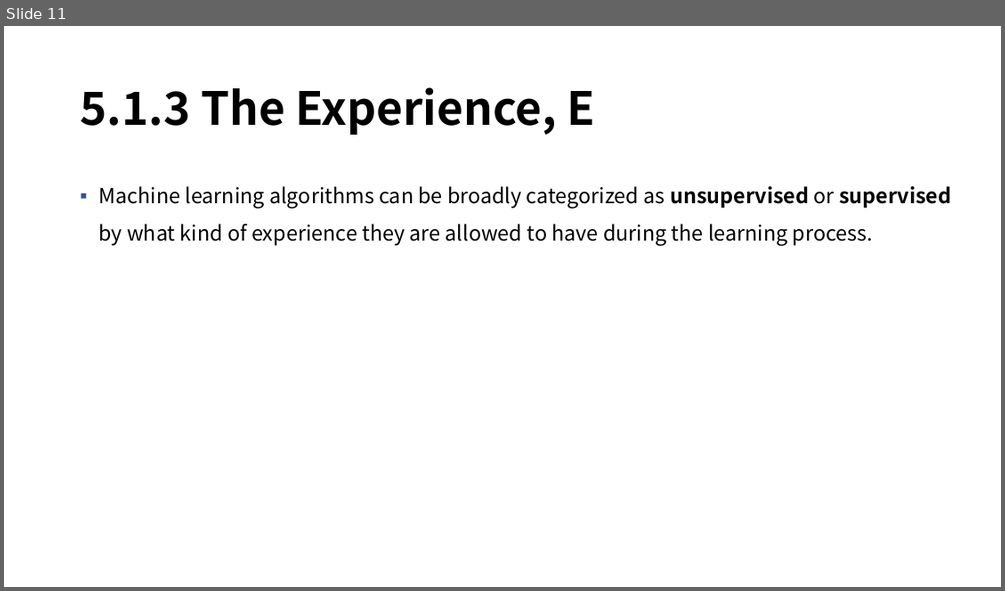
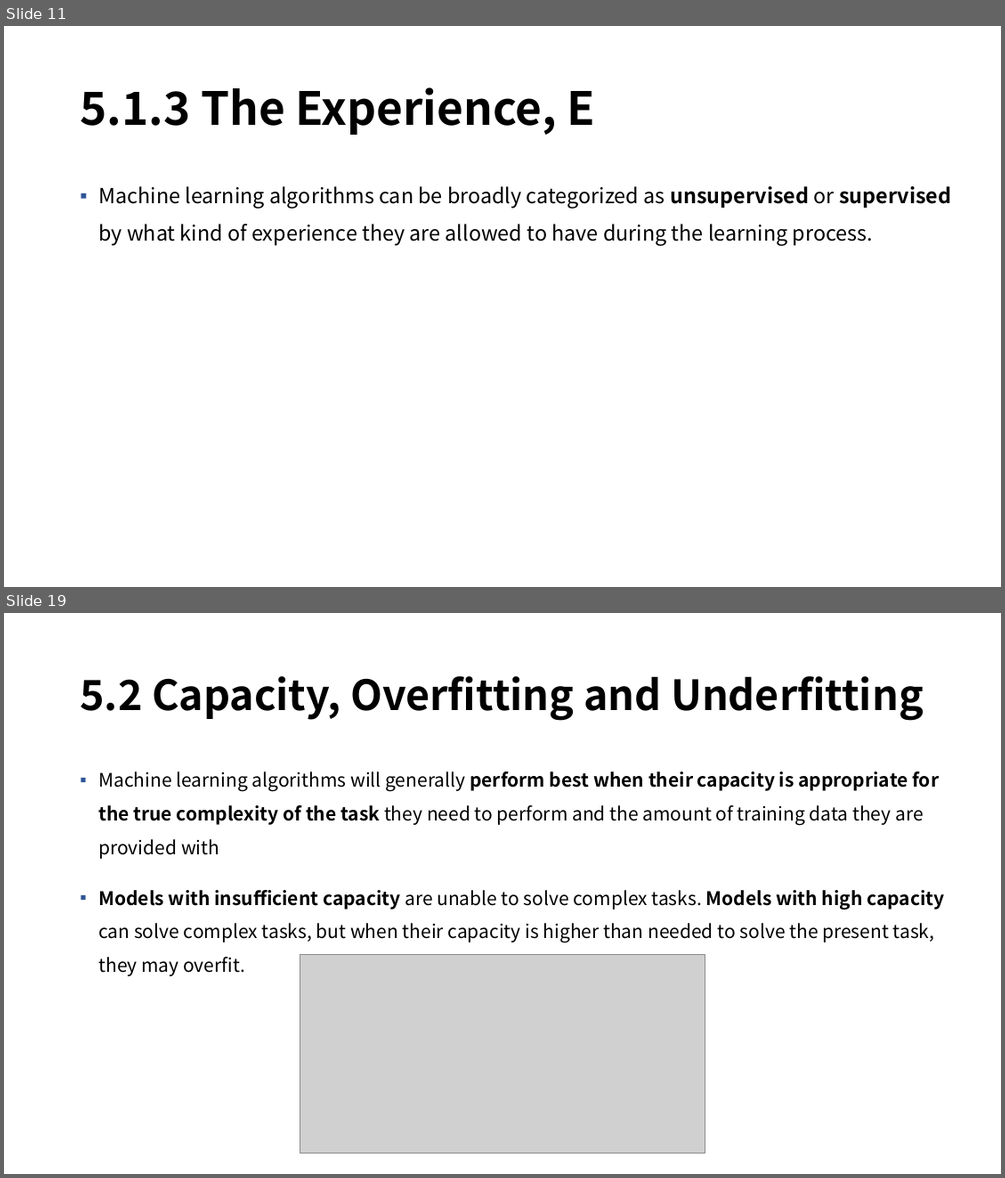
Before and after one commit to mmvv11/GraduateStudies, a slide deck: DeepLearningStudy/5-1. Machine Learning Basics, 230210, 정지운.pptx. Shown one above the other, each under a label of ours: slide 11 before the commit, slides 11 and 19 after it; the slides between them are not shown. The pictures are 1005x591 and 1005x1178 pixels, drawn with LibreOffice and Linux fonts; fonts in the diff are those of the drawing; grey boxes stand for pictures; background and template pictures are left out. Boxes give left, top, right and bottom in pixels: in the first picture for what was removed or moved away, otherwise in the second. Text is boxed around its words. In the diff, an @@ line names an element or a change of style, - is before the commit and + after.

```diff
--- a/DeepLearningStudy/5-1. Machine Learning Basics, 230210, 정지운.pptx
+++ b/DeepLearningStudy/5-1. Machine Learning Basics, 230210, 정지운.pptx
@@ slide 19 added at box(4, 613, 1001, 1174), background picture (left out) @@
@@ title added at box(80, 676, 923, 721), 40 pt, text #000000, bold @@
+5.2 Capacity, Overfitting and Underfitting
@@ text added at box(98, 771, 944, 976), 18 pt, text #000000 @@
+▪ Machine learning algorithms will generally perform best when their capacity is appropriate for the true complexity of the task they need to perform and the amount of training data they are provided with
+▪ Models with insuﬃcient capacity are unable to solve complex tasks. Models with high capacity can solve complex tasks, but when their capacity is higher than needed to solve the present task, they may overﬁt.
@@ picture added at box(300, 955, 704, 1153) @@
```
Also in this commit, not shown: 1 slide changed, 10 other slides added.
